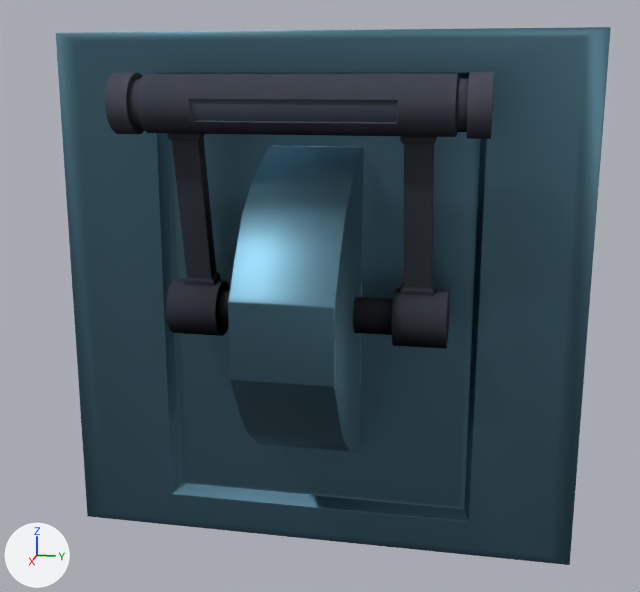
A saved change to the Blender file Assets/Models/blender~/lever_upgraded.blend.
One viewpoint serves both versions: a 50 mm lens placed at (0.718, 0.208, 0.262), pointed at (-0.222, 0.02, 0.027). The axes (+X, +Y, +Z) are drawn at lower left. The lights are the same throughout. The first picture is the older version. Both versions are drawn at frame 1 of the action 'LeverIdle'; the numbers are the values there.

In view in the first picture: 'Box', 'Lever'.
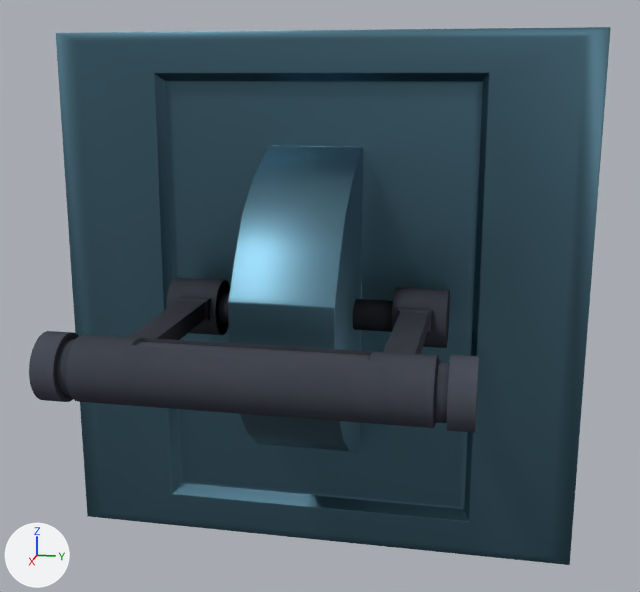
What changed in the scene script:
```text
Change ob_lever:
    ob_lever.rotation_euler: (0.0, -1.371, 0.0) -> (0.0, 0.0, 0.0)  # degrees (0, -79, 0) -> degrees (0, 0, 0)
```

Boxes [x1, y1, x2, y2] around the edits, measured in the pictures (640 x 592 px):
'Lever', turned
    before: [105, 72, 494, 349]
    after: [29, 278, 479, 433]
